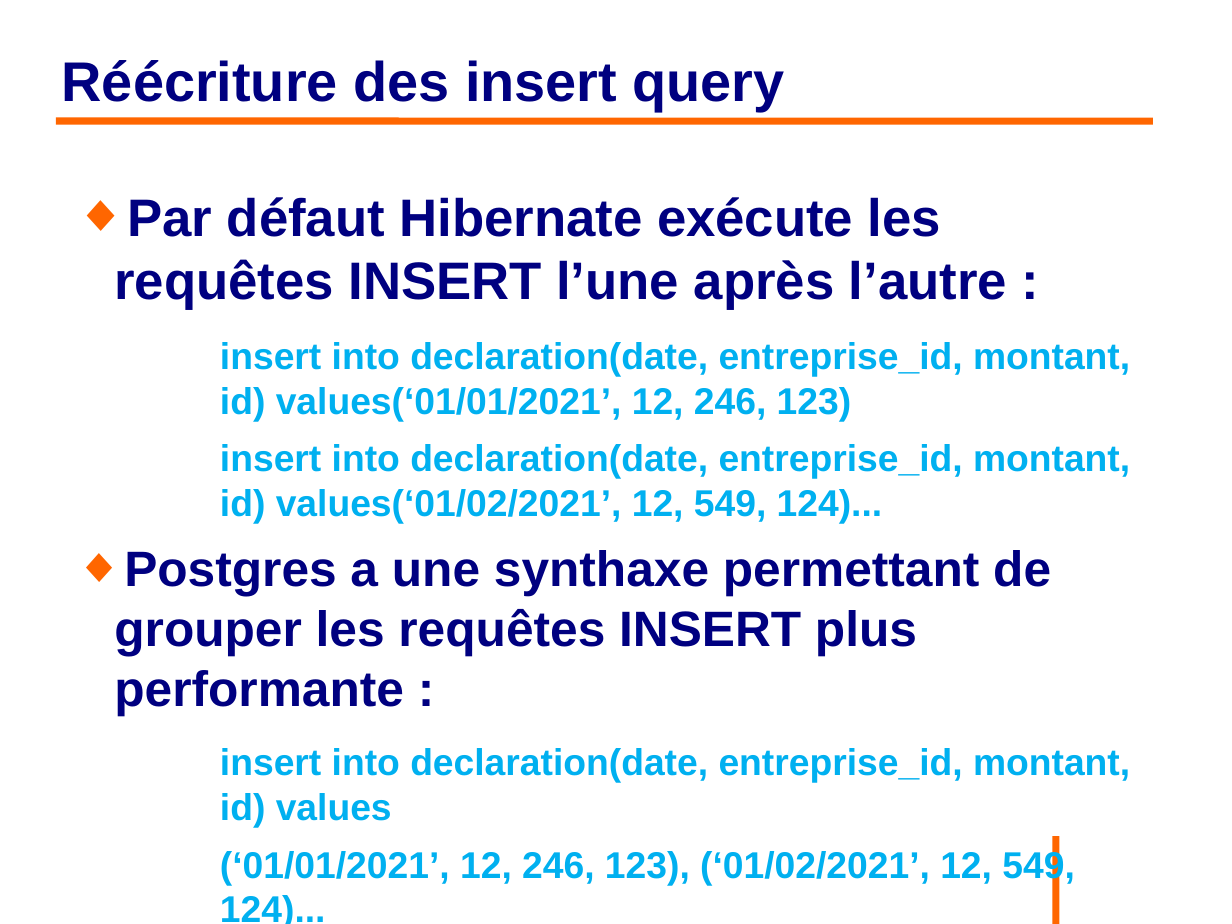
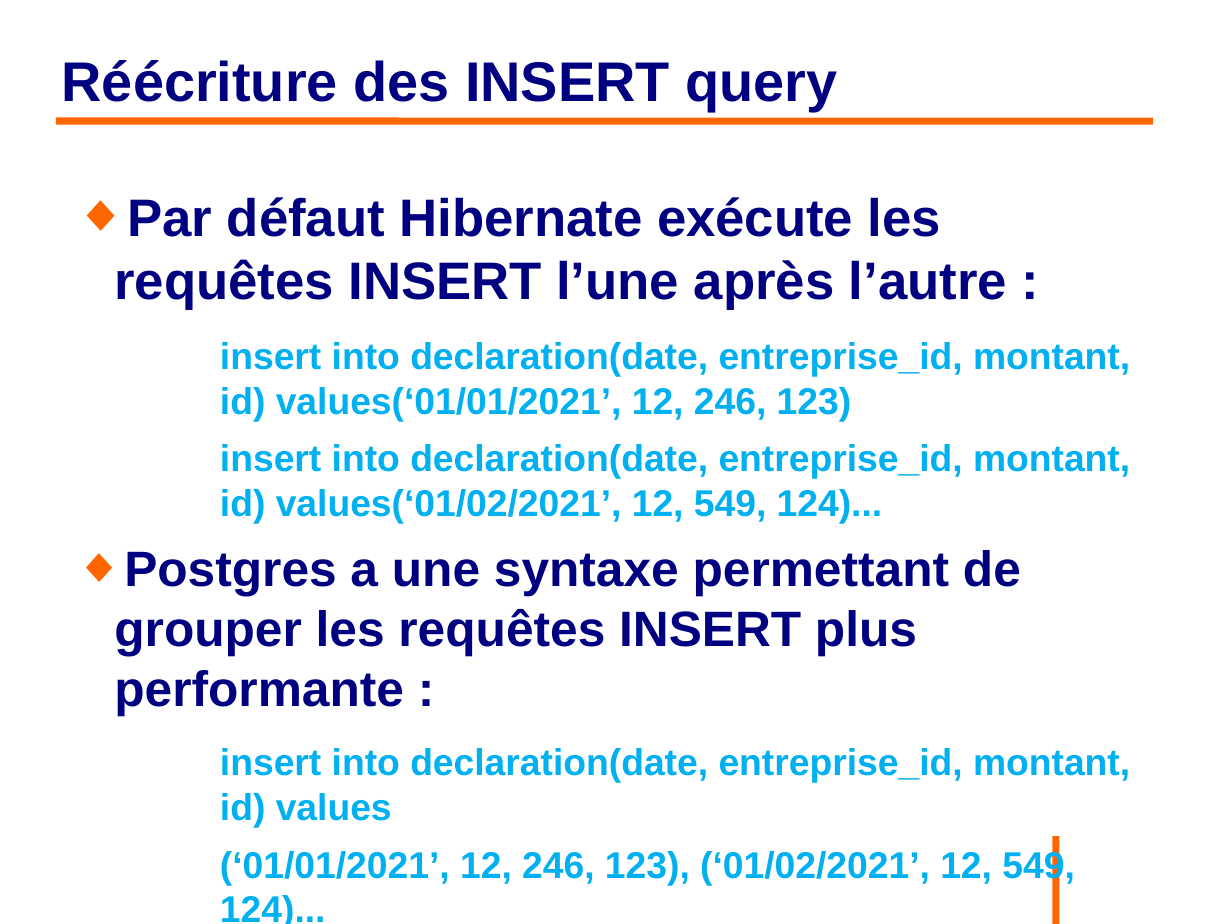
Before and after one commit to philphils/formation-hibernate-avancee, a slide deck: slide 19 of Documentation/diapo_formation_hibernate_avancee.odp. Drawn at 1232x924 pixels with LibreOffice and Linux fonts; fonts in the diff are those of the drawing; background and template pictures are left out. Boxes give left, top, right and bottom in pixels: in the first picture for what was removed or moved away, otherwise in the second. Text is boxed around its words. In the diff, an @@ line names an element or a change of style, - is before the commit and + after.

```diff
--- a/Documentation/diapo_formation_hibernate_avancee.odp
+++ b/Documentation/diapo_formation_hibernate_avancee.odp
@@ title at (62,60,837,111): text changed @@
-Réécriture des insert query
+Réécriture des INSERT query
@@ text at (114,550,1021,715): text changed @@
-◆ Postgres a une synthaxe permettant de grouper les requêtes INSERT plus performante :
+◆ Postgres a une syntaxe permettant de grouper les requêtes INSERT plus performante :
```
Also in this commit, not shown: 8 other slides changed.
